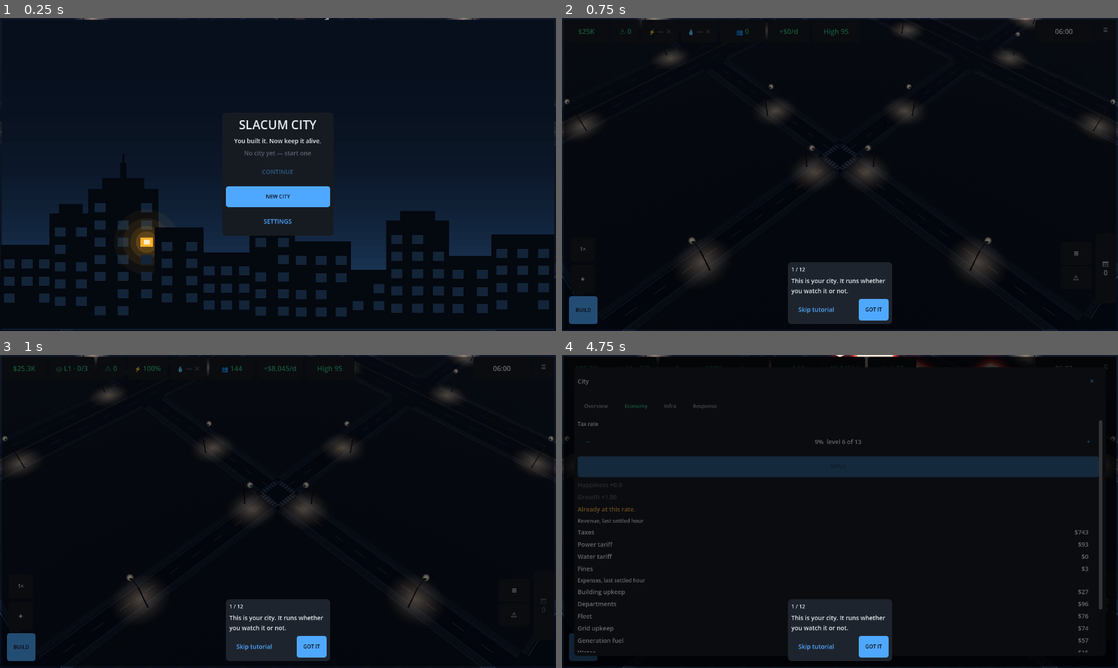
Above: before the commit, frames 1-4 (two rows, left to right).
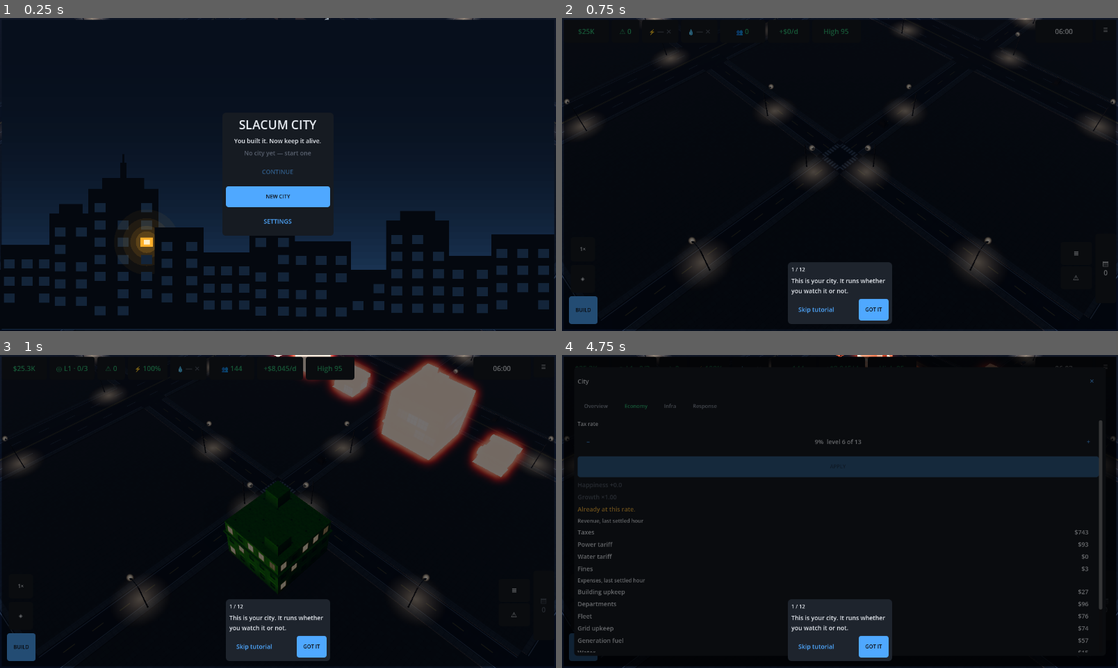
Above: after the commit, the same moments.

Repository: TechBran/slacum-city
Game: Godot game, scene res://game/main.tscn
Same seed, same stepped clock (60 frames per second), same inputs: the game is played once before the commit and once after it.
Inputs:
- Up to frame 1 (0.25 s): no input
- Up to frame 2 (0.75 s): click "NEW CITY" at 0.5 s
- Up to frame 3 (1 s): no input
- Up to frame 4 (4.75 s): click "$25.3K" at 1.25 s; click "◎ L1 · 0/3" at 2 s; click "⚠ 0" at 2.75 s; click "⚡ 100%" at 3.5 s; click "💧 — ✕" at 4.25 s

Frames 1-2 are identical in both runs. In frame 3, 8.2% of the frame differs, in the area x 40-95%, y 0-76%; in frame 4, 0.1%.

Commit message:
Gate 21 + doc 92 §26: combined-tree curriculum measurement after the three-branch merge
Co-Authored-By: Claude Fable 5 <noreply@anthropic.com>
Claude-Session: https://claude.ai/code/session_016V1Lu8kx1mfpeLa7xidnwc

Diff:
--- a/game/main.gd
+++ b/game/main.gd
@@ -27,6 +27,9 @@
 var build_sheet: BuildSheet
 var building_panel: BuildingPanel
 var ghost_view: GhostView
+## doc 12 §2.7's RUN ghost (roads, water mains). The box ghost's twin; see
+## `ui/path_ghost_view.gd`.
+var path_ghost_view: PathGhostView
 var construction_view: ConstructionSiteView
 var construction_plant: ConstructionVehicleView   # doc 11 §2.16: plant + deliveries
 var vehicle_view: VehicleView
@@ -68,6 +71,9 @@
 var _title_up := false    # true while the door is showing; gates saves + catch-up
 var _render_data: Dictionary = {}
 var road_surface: RoadSurfaceView
+## doc 11 §7.4's PERF line — emitted by this, because nothing ever called
+## `PerfGovernor.perf_line()`. See `game/render/perf_telemetry.gd`.
+var perf_telemetry: PerfTelemetry
 
 
 func _ready() -> void:
@@ -158,6 +164,9 @@
 	touch_input.setup(camera_state, ui_root.config if ui_root != null else null)
 	touch_input.tapped.connect(_on_touch_tapped)
 	touch_input.long_pressed.connect(_on_touch_tapped)
+	# doc 12 §2.7: a single-finger stroke DRAWS a run while a run tool is up
+	# and pans the camera otherwise.
+	touch_input.world_drag_router = _route_world_drag
 
 	for arg in OS.get_cmdline_user_args():
 		if String(arg).begins_with("--screenshot="):
@@ -321,6 +330,24 @@
 	add_child(vehicle_view)
 	vehicle_view.setup(render_data)
 	perf_governor = PerfGovernor.new(render_data, render_model.preset)
+	# doc 11 §2.13's Fold pass: the PERF line §7.4 documents has never been
+	# emitted, because nothing called PerfGovernor.perf_line(). This is that call.
+	perf_telemetry = PerfTelemetry.new(render_data)
+	perf_telemetry.set_viewport(get_viewport().get_viewport_rid())
+	perf_telemetry.set_census_source(func() -> Dictionary:
+			return render_model.tier_census())
+	perf_telemetry.set_instance_source(func() -> int:
+			return render_model.building_count())
+	# doc 13 §7 D-17: one PERFIO line per save/load, ^PERF-anchored so one
+	# logcat grep collects both halves.
+	if save_service != null:
+		save_service.log_io = true
+	# Boot-time presets: a phone that auto-detected into Performance used to come
+	# up with Balanced counts on every per-layer view until the player touched
+	# the settings row. Seed them all from the resolved preset once, here.
+	if road_surface != null:
+		road_surface.set_preset(render_model.preset, render_data)
+	vehicle_view.set_preset(render_model.preset, render_data)
 	android_lifecycle.thermal_status_changed.connect(perf_governor.set_thermal_status)
 	construction_view = ConstructionSiteView.new()
 	construction_view.name = "ConstructionSites"
@@ -332,7 +359,15 @@
 	construction_plant.name = "ConstructionPlant"
 	add_child(construction_plant)
 	construction_plant.setup(render_data)
+	construction_plant.set_preset(render_model.preset, render_data)
 	construction_plant.set_road_network(sim_host.sim.roads)
+	# Routes resolve two sites a frame, so a site's frontage can land AFTER its
+	# hoarding went up — and a road edit can move it later. This is the wire
+	# that turns the gate when it does (doc 11 §2.16).
+	construction_plant.site_frontage_changed.connect(
+			func(id: int, side: int) -> void:
+				if construction_view != null:
+					construction_view.set_gate_side(id, side))
 	# doc 11 §2.10b — the visible power grid. The height lookup is the mesh
 	# manifest's (a service drop lands on the eave, not on the roof); the road
 	# probe is doc 10's tile flags, which turn each cabinet's doors to the street.
@@ -384,7 +419,13 @@
 			b.origin.y * 8.0 + size.y * 4.0)
 	var target_level := maxi(b.pending_level, maxi(b.level, 1))
 	var height := float(_height_of.get("%s:%d" % [b.archetype, target_level], 10.0))
-	construction_view.add_site(b.id, center, size, height)
+	# doc 11 §2.16: the hoarding's gate takes the frontage the vehicle layer
+	# derives off doc 10's live network, so the gate, the skip standing in it
+	# and the coned-off lane are all on the same face of the lot.
+	var gate_side := -1
+	if construction_plant != null:
+		gate_side = construction_plant.frontage_side(center, size)
+	construction_view.add_site(b.id, center, size, height, gate_side)
 	if construction_plant != null:
 		construction_plant.add_site(b.id, center, size, height)
 
@@ -448,6 +489,15 @@
 				if rid >= 0:
 					translated.append({"type": &"BuildingPowerChanged",
 							"building": rid, "state": event.get("state", &"LIT")})
+			&"building_removed":
+				# The payload's `building` is already the render id; without this
+				# the mesh survives its own demolition.
+				translated.append(event)
+				var gone := int(event.get("building", -1))
+				if construction_view != null:
+					construction_view.remove_site(gone)
+				if construction_plant != null:
+					construction_plant.remove_site(gone)
 			&"building_damaged", &"building_destroyed", &"building_completed":
 				var rid2 := _render_id_from_int(event.get("building", -1))
 				if rid2 >= 0:
@@ -539,9 +589,16 @@
 	for id: String in sim.grid.unserved_building_ids():
 		unserved[id] = true
 	var power: Dictionary = {}
+	var conditions: Dictionary = {}
 	for sim_id: String in sim.buildings:
 		power[sim_id] = 0.0 if unserved.has(sim_id) \
 				else sim.grid.power_availability_hour(sim_id)
+		# doc 12 §2.9 item 6's world-side cue: condition → the renderer's damage
+		# channel, so wear is visible on the building and a repair washes it off.
+		conditions[(sim.buildings[sim_id] as Building).id] = \
+				(sim.buildings[sim_id] as Building).condition
+	if render_model != null:
+		render_model.ingest_conditions(conditions)
 	var power01 := HudModel.mean01(power)
 	var water01 := HudModel.mean01(sim.water.service_factors())
 	ui_root.ingest_service({"power01": power01, "water01": water01})
@@ -637,6 +694,10 @@
 	ghost_view.name = "PlacementGhost"
 	add_child(ghost_view)
 	ghost_view.setup(cfg, build_controller.tile_m)
+	path_ghost_view = PathGhostView.new()
+	path_ghost_view.name = "PathGhost"
+	add_child(path_ghost_view)
+	path_ghost_view.setup(cfg, build_controller.tile_m)
 
 	build_sheet = ui_instance.get_node_or_null(
 			"SafeArea/SheetLayer/BuildSheet") as BuildSheet
@@ -654,6 +715,10 @@
 		building_panel.closed.connect(_on_building_panel_closed)
 		building_panel.upgraded.connect(_on_building_upgraded)
 		building_panel.fix_requested.connect(_on_fix_requested)
+		# doc 12 §2.9 item 6: the three actions the panel performs.
+		building_panel.repaired.connect(_on_building_action)
+		building_panel.priority_set.connect(_on_building_action)
+		building_panel.demolished.connect(_on_building_demolished)
 	if ui_root != null and ui_root.land_panel != null:
 		ui_root.land_panel.setup(cfg, LandPanelModel.new(sim_host.sim,
 				build_controller.formatter, cfg, build_controller.tile_m))
@@ -1007,6 +1072,9 @@
 			if construction_plant != null:
 				construction_plant.set_preset(str(model.value("graphics")),
 						StarterCityLoader.read_json("res://data/render.json"))
+			if road_surface != null:
+				road_surface.set_preset(str(model.value("graphics")),
+						StarterCityLoader.read_json("res://data/render.json"))
 			if perf_governor != null:
 				# A player's preset choice clears the ladder and any latched drop.
 				perf_governor.reset(str(model.value("graphics")))
@@ -1096,8 +1164,14 @@
 func _rebuild_road_multimesh() -> void:
 	if road_surface == null:
 		return
-	road_surface.rebuild(sim_host.sim.world.grid,
-			sim_host.sim.roads.graph if sim_host.sim.roads != null else null)
+	var graph: RoadGraph = sim_host.sim.roads.graph if sim_host.sim.roads != null else null
+	road_surface.rebuild(sim_host.sim.world.grid, graph)
+	# The lamps follow the asphalt on the SAME frame (doc 11 §2.10.1). The
+	# re-place is a set difference on the placement key, so a lamp that did not
+	# move keeps its id, its `anim_phase` and whatever ramp it is in.
+	if streetlights != null:
+		streetlights.replace_from(sim_host.sim.world.grid, graph,
+				sim_host.sim.world.block_of_tile)
 
 
 ## Rebuild every world view from the (just-replaced) sim. The render model's
@@ -1146,6 +1220,13 @@
 	# lands on the next frame's `sync`.
 	if power_infra != null:
 		power_infra.note_topology_changed()
+	# A loaded save is a different city, and the lamps were never resynced:
+	# `apply_lamps` is a set difference, so this retires the city that is gone
+	# and lights the one that arrived in one pass.
+	if streetlights != null:
+		streetlights.replace_from(sim.world.grid,
+				sim.roads.graph if sim.roads != null else null,
+				sim.world.block_of_tile)
 
 
 func _on_ui_dispatch(unit_id: int, incident_id: int) -> void:
@@ -1308,8 +1389,32 @@
 func _on_placement_changed() -> void:
 	if ghost_view != null and build_controller != null:
 		ghost_view.apply(build_controller.ghost())
-	if ui_root != null and build_controller != null:
-		ui_root.placement_active = build_controller.is_placing()
+	# doc 12 §2.7: the run ghost. `BuildSheet.path_ghost()` answers
+	# `{visible: false}` whenever no run tool is up.
+	if path_ghost_view != null and build_sheet != null:
+		path_ghost_view.apply(build_sheet.path_ghost())
+	if ui_root != null:
+		# ONE question about placement, for both tools — without this the back
+		# stack has no `cancel_placement` rung while a run is being drawn.
+		ui_root.placement_active = build_sheet.is_placing() if build_sheet != null \
+				else (build_controller != null and build_controller.is_placing())
+
+
+## `TouchInput.world_drag_router`: hand a single-finger stroke to the build
+## sheet's run tool, or decline and let the camera have it.
+func _route_world_drag(phase: StringName, position: Vector2) -> bool:
+	if build_sheet == null or camera_state == null:
+		return false
+	var ground := camera_state.screen_to_ground(position,
+			Vector2(get_viewport().get_visible_rect().size))
+	match phase:
+		TouchInput.PHASE_BEGIN:
+			return build_sheet.begin_world_drag(ground)
+		TouchInput.PHASE_UPDATE:
+			return build_sheet.update_world_drag(ground)
+		TouchInput.PHASE_END:
+			return build_sheet.end_world_drag()
+	return false
 
 
 func _on_placement_committed(result: Dictionary) -> void:
@@ -1331,6 +1436,20 @@
 
 
 func _on_building_upgraded(_result: Dictionary) -> void:
+	_refresh_hud()
+
+
+## §2.9 item 6's repair / priority: the city moved, so the chips do.
+func _on_building_action(_result: Dictionary) -> void:
+	_refresh_hud()
+
+
+## A demolition takes the building out of the world as well as out of the sim.
+## The renderer is told by `building_removed` on the bus; this only has to drop
+## the selection and re-read the chips.
+func _on_building_demolished(_sim_id: String, result: Dictionary) -> void:
+	if bool(result.get("ok", false)) and ui_root != null:
+		ui_root.selected_entity_id = ""
 	_refresh_hud()
 
 
@@ -1456,6 +1575,8 @@
 				environment_controller.last_night)
 	if perf_governor != null:
 		perf_governor.submit_frame(delta * 1000.0)
+		if perf_telemetry != null:
+			perf_telemetry.tick(delta, perf_governor)
 		if perf_governor.update(delta):
 			var knobs := perf_governor.knobs()
 			city_view.apply_governor(knobs)
@@ -1467,6 +1588,8 @@
 				vehicle_view.set_preset(String(knobs["preset"]), _render_data)
 				if construction_plant != null:
 					construction_plant.set_preset(String(knobs["preset"]), _render_data)
+				if road_surface != null:
+					road_surface.set_preset(String(knobs["preset"]), _render_data)
 			if audio != null:
 				audio.feed_batch(perf_governor.drain_events())   # telemetry cue
 	if _autosave_interval_s > 0.0 and save_service != null:
@@ -1524,6 +1647,9 @@
 				_tap_candidate = true
 				camera_state.begin_pan(button.position, viewport_size)
 			else:
+				# §2.7: a stroke that was drawing a run ends without committing.
+				if build_sheet != null and build_sheet.is_drag_drawing():
+					build_sheet.end_world_drag()
 				camera_state.end_pan()
 				# doc 12 §2.16: ≤8 dp of travel in ≤220 ms is a TAP, not a pan —
 				# and a tap is what selects a building or moves the ghost.
@@ -1536,8 +1662,17 @@
 		if motion.button_mask & MOUSE_BUTTON_MASK_LEFT:
 			if motion.position.distance_to(_tap_origin) > _tap_slop_dp:
 				_tap_candidate = false
-			camera_state.update_pan(motion.position, viewport_size,
-					get_process_delta_time())
+			# §2.7: while a run tool is up the drag DRAWS. Anchored on the press
+			# point, so the run starts under the finger.
+			if build_sheet != null and build_sheet.is_placing_path():
+				if not build_sheet.is_drag_drawing():
+					build_sheet.begin_world_drag(camera_state.screen_to_ground(
+							_tap_origin, viewport_size))
+				build_sheet.update_world_drag(camera_state.screen_to_ground(
+						motion.position, viewport_size))
+			else:
+				camera_state.update_pan(motion.position, viewport_size,
+						get_process_delta_time())
 		elif build_sheet != null and build_sheet.is_placing():
 			# Hover keeps the ghost under the pointer; the verdict is recomputed
 			# on every move (§2.7) and only PLACE ever commits it.
--- a/tests/test_balance_gates.gd
+++ b/tests/test_balance_gates.gd
@@ -1486,8 +1486,25 @@
 ## MERGED (Wave 9 integration): the two tables below were measured on sibling
 ## branches — the first with the level-6 rung and no street/repair rows, the
 ## second with the street/repair re-arc and no level 6 — and BOTH predate the
-## routing epoch (doc 93 §H) landing beside them. The combined-tree measurement
-## is the one the assertions below are held against; doc 92 §25.3 carries it.
+## routing epoch (doc 93 §H) landing beside them. The COMBINED tree (all three
+## at once) measures, on the same instrument (`tools/measure_curriculum.gd
+## --days=45`, seeds 1337/4242/9001):
+##
+## | level | 1337 | 4242 | 9001 | duration (game-hours) |
+## |---|---|---|---|---|
+## | 1 | 13 | 13 | 14 | 13–14 |
+## | 2 | 52 | 54 | 55 | 39–41 |
+## | 3 | 111 | 115 | 119 | 59–64 |
+## | 4 | 176 | 181 | 192 | 65–73 |
+## | 5 | 366 | 357 | 361 | 169–190 |
+## | 6 | 876 | 829 | 848 | 472–510 |
+##
+## Every claim below is held against THIS table: level 3 on game-day 4 on all
+## seeds (bound 6), level 5 on day 14.9–15.3 (bound 21), the arc done on day
+## 34.5–36.5 (bound 40). The street/repair rows cost the finale ~1.5 game-days
+## against the level-6 branch's own 31.1–34.3 — the two features price each
+## other, and the margins hold. `repaired` is 198–220 across 45 game-days now
+## that the actions row exists, against 57–61 over 21 on the sibling branch.
 ##
 ## | level | 1337 | 4242 | 9001 | duration (game-hours) |
 ## |---|---|---|---|---|
@@ -1601,7 +1618,7 @@
 							% [int(seed_value), int(first_day_at[5]), LONG_DAYS])
 		assert_true(int(first_day_at[top]) <= CURRICULUM_TOP_LEVEL_DAYS,
 				("seed %d finished the arc on game-day %d; the ruled bound is %d "
-						+ "game-days (measured 31.1 / 33.5 / 34.3 — doc 92 §24.9)")
+						+ "game-days (measured 34.5-36.5 on the merged tree — doc 92 §24.9)")
 						% [int(seed_value), int(first_day_at[top]),
 						CURRICULUM_TOP_LEVEL_DAYS])
 		# Monotone: a curriculum level, once earned, is never given back — the
Not shown, added: tests/test_road_incremental.gd.uid
Not shown, added: tools/profile_mm_upload.gd.uid
Not shown, added: tools/profile_response.gd.uid
Not shown, added: tools/profile_road_rebuild.gd.uid
Not shown, added: tools/profile_routing.gd.uid
Not shown, changed: docs/design/92-balance-report.md
